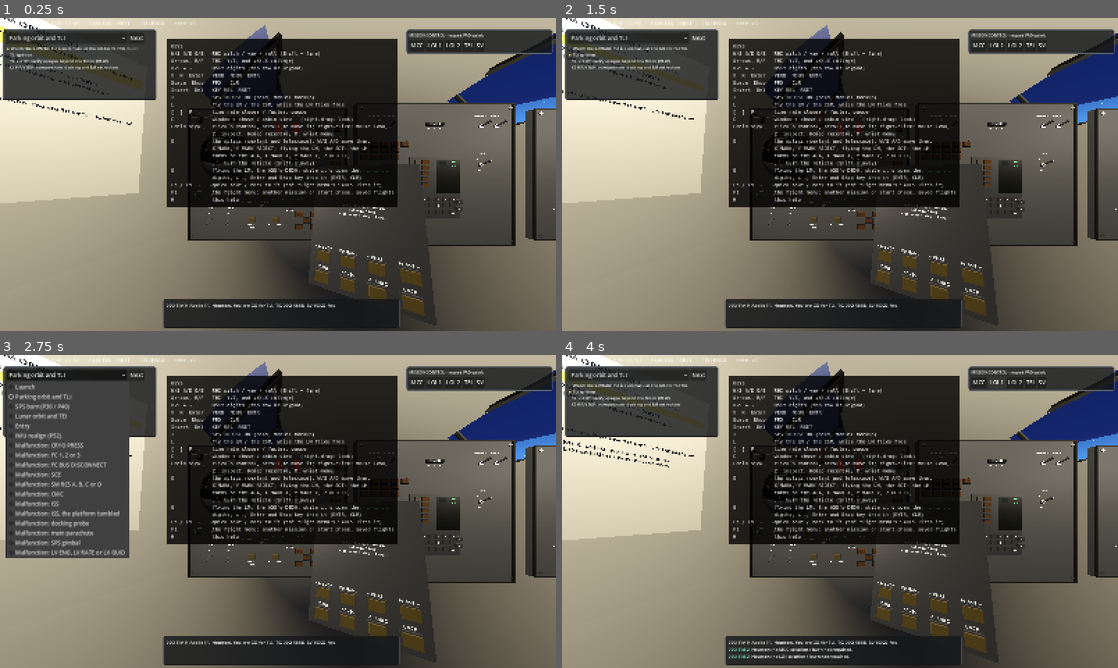
Above: before the commit, frames 1-4 (two rows, left to right).
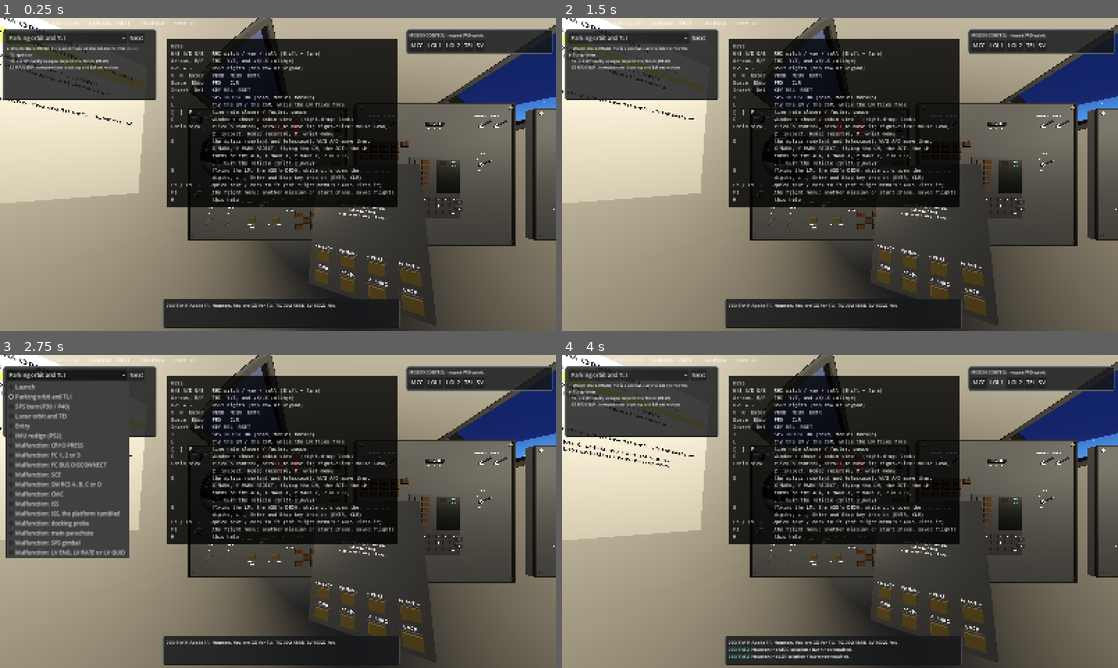
Above: after the commit, the same moments.

Repository: scomofo/apollo-csm-sim
Game: Godot game, scene res://scenes/main.tscn
Two runs of this game, one before a commit and one after it. Both use one fixed random seed, a clock stepped at 60 frames per second and the inputs below.
Inputs:
- Up to frame 1 (0.25 s): no input
- Up to frame 2 (1.5 s): click "Next" at 0.5 s; click "Next" at 1.25 s
- Up to frame 3 (2.75 s): click "Parking orbit and TLI" at 2 s
- Up to frame 4 (4 s): click "MCC" at 2.75 s; click "LOI-1" at 3.5 s

The runs differ from the first frame. In frame 1, 0.9% of the frame differs, in the area x 34-100%, y 0-36%; in frame 2, 0.9%; in frame 3, 0.9%; in frame 4, 0.9%.

Commit message:
Improve CM window surrounds and navigation station alignment

Diff:
--- a/src/cabin/cm_cabin.gd
+++ b/src/cabin/cm_cabin.gd
@@ -50,7 +50,7 @@
 	"MDC1": {"centre": Vector3(1.35, -0.66, -0.30), "size": Vector2(0.60, 0.50)},
 	"MDC2": {"centre": Vector3(1.37, 0.0, -0.30), "size": Vector2(0.62, 0.56)},
 	"MDC3": {"centre": Vector3(1.35, 0.66, -0.30), "size": Vector2(0.60, 0.50)},
-	"LEB122": {"centre": Vector3(1.42, 0.0, 0.72), "size": Vector2(0.55, 0.45)},
+	"LEB122": {"centre": Vector3(1.05, 0.0, 1.20), "size": Vector2(0.55, 0.45)},
 }
 ## Pressure vessel: inner radius VESSEL_R0 - VESSEL_SLOPE * x between the
 ## aft bulkhead and the forward bulkhead, then the tunnel to the forward
@@ -116,7 +116,7 @@
 func panels() -> Dictionary:
 	var out := {}
 	for p in PANELS:
-		out[p] = PANELS[p].merged({"basis": FACE_BASIS})
+		out[p] = PANELS[p].merged({"basis": LEB_BASIS if p == "LEB122" else FACE_BASIS})
 	return out
 
 
@@ -166,42 +166,98 @@
 	_revolve("ForwardHatch", Vector2(TUNNEL_X, TUNNEL_R), Vector2(TUNNEL_X, 0.0), 1, bulkhead, false)
 
 
-## The pressure shell cannot end in a paper-thin edge at a window.  A dark
-## gasket behind a raised aluminium retainer gives every opening thickness,
-## a readable silhouette, and highlights as the spacecraft turns in sunlight.
-## The rectangular retainers follow the tangent plane of the conical wall;
-## rendezvous windows remain an approximation until dimensioned outlines are
-## available, but their aperture and all five sourced locations are unchanged.
+## Recessed window assemblies (NASA TN D-6721, figures 2-6). The liner is
+## black to suppress glare, with a pressure-frame retainer on the cabin side.
+## [simplified] These bands follow our conical shell, not the flown planar
+## panes. Apertures, 55 mm recess, frame widths and screw spacing remain
+## estimated. See docs/CABIN_FIDELITY.md for sources and limits.
 func _build_window_reveals() -> void:
 	var frame := CabinMaterials.get_material("window_frame")
 	var seal := CabinMaterials.get_material("window_seal")
 	for window_name in WINDOWS:
-		var window: Dictionary = WINDOWS[window_name]
-		var ext: Vector2 = window["x"]
-		var x := (ext.x + ext.y) * 0.5
-		var half_x := (ext.y - ext.x) * 0.5
-		var phi := deg_to_rad(float(window["phi_deg"]))
-		var r := wall_radius(x) - 0.012
-		var radial := Vector3(0.0, cos(phi), sin(phi))
-		var around := Vector3(0.0, -sin(phi), cos(phi))
-		var axial := Vector3(1.0, 0.0, 0.0)
-		var half_arc := r * deg_to_rad(float(window["half_deg"]))
-		var centre := Vector3(x, radial.y * r, radial.z * r)
-		var axes := Basis(axial, around, radial)
 		var root := Node3D.new()
 		root.name = window_name + "Retainer"
 		add_child(root)
-		# Rubber lies outboard of the metal and remains visible as a dark keyline.
-		_window_ring(root, centre - radial * 0.006, axes, half_x + 0.018, half_arc + 0.018, 0.022, seal)
-		_window_ring(root, centre - radial * 0.013, axes, half_x + 0.010, half_arc + 0.010, 0.018, frame)
-
-
-func _window_ring(parent: Node3D, centre: Vector3, axes: Basis, half_x: float, half_y: float,
-		width: float, material: Material) -> void:
-	_box(parent, "Top", centre + axes.y * half_y, Vector3(half_x * 2.0, width, 0.014), axes, material)
-	_box(parent, "Bottom", centre - axes.y * half_y, Vector3(half_x * 2.0, width, 0.014), axes, material)
-	_box(parent, "Left", centre - axes.x * half_x, Vector3(width, half_y * 2.0, 0.014), axes, material)
-	_box(parent, "Right", centre + axes.x * half_x, Vector3(width, half_y * 2.0, 0.014), axes, material)
+		# Each loop uses the SAME shell coordinates as the aperture. A flat
+		# box at the centre's radius used to float at one end and sink into
+		# the wall at the other (the radius changes by 18 cm over a window).
+		_window_band(root, "Gasket", window_name, Vector2(0.0, -0.004), Vector2(0.034, -0.004), seal)
+		_window_band(root, "InnerBevel", window_name, Vector2(0.0, -0.004), Vector2(0.006, -0.014), frame)
+		_window_band(root, "Retainer", window_name, Vector2(0.006, -0.014), Vector2(0.028, -0.014), frame)
+		_window_band(root, "OuterBevel", window_name, Vector2(0.028, -0.014), Vector2(0.032, -0.004), frame)
+		_window_band(root, "Recess", window_name, Vector2(0.0, -0.004), Vector2(0.0, 0.055), seal)
+		_window_band(root, "PressureSeal", window_name, Vector2(-0.006, 0.055), Vector2(0.0, 0.055), seal)
+		_window_fasteners(root, window_name)
+
+
+## A point on a window loop. uv runs -1..1 around the aperture, margin
+## expands it in metres, and depth is radial (positive out of the cabin).
+## The angle is deliberately not wrapped: the left side straddles +/-PI.
+static func window_point(window_name: String, uv: Vector2, margin: float = 0.0, depth: float = 0.0) -> Vector3:
+	var w: Dictionary = WINDOWS[window_name]
+	var ext: Vector2 = w["x"]
+	var centre_x := (ext.x + ext.y) * 0.5
+	var x := centre_x + uv.x * ((ext.y - ext.x) * 0.5 + margin)
+	var phi := deg_to_rad(float(w["phi_deg"])) + uv.y * (deg_to_rad(float(w["half_deg"])) + margin / wall_radius(centre_x))
+	return Vector3(x, 0, 0) + Vector3(0, cos(phi), sin(phi)) * (wall_radius(x) + depth)
+
+
+## One continuous strip between two loops (margin, depth), subdivided to
+## follow the cone. The six bands cost six surfaces per window, regardless
+## of the number of segments. No collision shapes intercept the controls.
+func _window_band(parent: Node3D, node_name: String, window_name: String, inner: Vector2, outer: Vector2, mat: Material) -> void:
+	var st := SurfaceTool.new()
+	st.begin(Mesh.PRIMITIVE_TRIANGLES)
+	var corners := [Vector2(-1, -1), Vector2(1, -1), Vector2(1, 1), Vector2(-1, 1)]
+	for side in 4:
+		for step in 8:
+			var a: Vector2 = corners[side].lerp(corners[(side + 1) % 4], step / 8.0)
+			var b: Vector2 = corners[side].lerp(corners[(side + 1) % 4], (step + 1) / 8.0)
+			var q := [window_point(window_name, a, inner.x, inner.y), window_point(window_name, b, inner.x, inner.y),
+				window_point(window_name, b, outer.x, outer.y), window_point(window_name, a, outer.x, outer.y)]
+			for k in [0, 1, 2, 0, 2, 3]:
+				st.add_vertex(q[k])
+	st.generate_normals()
+	var mi := MeshInstance3D.new()
+	mi.name = node_name
+	mi.mesh = st.commit()
+	mi.material_override = mat
+	mi.cast_shadow = GeometryInstance3D.SHADOW_CASTING_SETTING_DOUBLE_SIDED
+	parent.add_child(mi)
+
+
+## Small slotted screw heads, batched into two draws per window. Their
+## axes follow the local shell normal, including its axial slope.
+func _window_fasteners(parent: Node3D, window_name: String) -> void:
+	var head := CylinderMesh.new()
+	head.top_radius = 0.0035
+	head.bottom_radius = 0.0035
+	head.height = 0.002
+	head.radial_segments = 12
+	var slot := BoxMesh.new()
+	slot.size = Vector3(0.005, 0.0004, 0.0009)
+	var corners := [Vector2(-1, -1), Vector2(1, -1), Vector2(1, 1), Vector2(-1, 1)]
+	for part in ["Heads", "Slots"]:
+		var mm := MultiMesh.new()
+		mm.transform_format = MultiMesh.TRANSFORM_3D
+		mm.mesh = head if part == "Heads" else slot
+		mm.instance_count = 12
+		for side in 4:
+			for i in 3:
+				var uv: Vector2 = corners[side].lerp(corners[(side + 1) % 4], (i + 1) / 4.0)
+				var p := window_point(window_name, uv, 0.017, -0.015)
+				var radial := Vector3(0, p.y, p.z).normalized()
+				var along := (Vector3.RIGHT - VESSEL_SLOPE * radial).normalized()
+				var normal := -(Vector3.RIGHT * VESSEL_SLOPE + radial).normalized()
+				var axes := Basis(along, normal, along.cross(normal))
+				if part == "Slots":
+					p += normal * 0.0011
+				mm.set_instance_transform(side * 3 + i, Transform3D(axes, p))
+		var batch := MultiMeshInstance3D.new()
+		batch.name = "Fastener" + part
+		batch.multimesh = mm
+		batch.material_override = CabinMaterials.get_material("fastener" if part == "Heads" else "window_seal")
+		parent.add_child(batch)
 
 
 ## A surface of revolution about +X between profile points (x, r), cut
@@ -291,11 +347,13 @@
 ## the checklist card are lit; otherwise only the windows let light in.
 func _build_lights() -> void:
 	for spot in [["FloodLeft", Vector3(0.85, -0.95, -0.60)], ["FloodRight", Vector3(0.85, 0.95, -0.60)],
-			["FloodCentre", Vector3(0.9, 0.0, -0.95)]]:
+			["FloodCentre", Vector3(0.9, 0.0, -0.95)], ["FloodNavigation", Vector3(1.10, -0.33, 0.85)]]:
 		var l := OmniLight3D.new()
 		l.name = spot[0]
 		l.position = spot[1]
-		l.omni_range = 2.2
+		# [estimated] Local task lighting at the navigation station; the
+		# main console's floods do not reach its outward-facing panel.
+		l.omni_range = 0.85 if spot[0] == "FloodNavigation" else 2.2
 		l.light_energy = 0.45
 		l.light_color = Color(1.0, 0.95, 0.86)
 		l.shadow_enabled = false
--- a/src/presentation/cabin_materials.gd
+++ b/src/presentation/cabin_materials.gd
@@ -23,8 +23,8 @@
 	"lpd": {"basis": "Landing point designator marks on the commander's window, drawn bright red-orange so they read against the ground; the flown scale's colour is not sourced", "confidence": "estimated"},
 	"panel_edge": {"basis": "Dark edge reveal between removable MDC panels", "confidence": "estimated"},
 	"fastener": {"basis": "Dull stainless panel fasteners", "confidence": "estimated"},
-	"window_frame": {"basis": "Bare aluminium inner window retainers", "confidence": "estimated"},
-	"window_seal": {"basis": "Black pressure-window gasket and shadowed reveal", "confidence": "estimated"},
+	"window_frame": {"basis": "Aluminium window frame: NASA TN D-6721 pp. 3-4; finish and dimensions estimated", "confidence": "estimated"},
+	"window_seal": {"basis": "NASA TN D-6721 p. 4: black silicone over visible insulation for antiglare; roughness and colour estimated", "confidence": "estimated"},
 	"couch_frame": {"basis": "Tubular metal couch structure", "confidence": "estimated"},
 }
 
@@ -64,9 +64,11 @@
 		"fastener":
 			return _metal(Color(0.48, 0.49, 0.48), 0.72, 0.28)
 		"window_frame":
-			return _metal(Color(0.52, 0.53, 0.51), 0.68, 0.32)
+			var m := _metal(Color(0.52, 0.53, 0.51), 0.68, 0.32)
+			m.cull_mode = BaseMaterial3D.CULL_DISABLED
+			return m
 		"window_seal":
-			return _plain(Color(0.018, 0.02, 0.021), 0.96)
+			return _plain(Color(0.018, 0.02, 0.021), 0.96, true)
 		"couch_frame":
 			return _metal(Color(0.34, 0.35, 0.34), 0.66, 0.36)
 		"lpd":
--- a/tests/unit/test_cockpit_layout.gd
+++ b/tests/unit/test_cockpit_layout.gd
@@ -394,9 +394,6 @@
 			"%s has four raised panel fasteners" % panel_name)
 		for edge in ["RevealTop", "RevealBottom", "RevealLeft", "RevealRight"]:
 			assert_true(mount.has_node(edge), "%s has its %s" % [panel_name, edge])
-	for window_name in CmCabin.WINDOWS:
-		var retainer := cabin.get_node(window_name + "Retainer")
-		assert_eq(retainer.get_child_count(), 8, "%s has a gasket and four-piece retainer" % window_name)
 	assert_true(cabin.anchor.global_basis.is_equal_approx(Basis.IDENTITY),
 		"the rig looks along the render -Z, which is body +X, with the crew's up")
 	assert_almost_eq(cabin.anchor.global_position, Frames.BODY_TO_GODOT * CmCabin.EYE_CDR, Vector3.ONE * 1e-6)
@@ -423,3 +420,73 @@
 			across += 1
 	assert_eq(across, 0, "no wall across a window")
 	assert_eq(faces.size() / 3, 2 * (41 * 144 - (2 * 64 + 2 * 32 + 42)), "the wall has the five openings")
+
+
+func test_navigation_panel_faces_the_navigator_at_the_lower_bay() -> void:
+	var cabin := _cabin()
+	cabin.set_seat("LEB")
+	var mount := cabin.panel_node("LEB122")
+	var to_panel := mount.global_position - cabin.anchor.global_position
+	assert_gt(to_panel.normalized().dot(-cabin.anchor.global_basis.z), 0.999,
+		"the panel is straight ahead when the navigator selects the bay")
+	assert_gt(mount.global_basis.z.dot(-to_panel.normalized()), 0.999,
+		"the navigation panel faces the navigator, not the couches")
+	assert_gt(mount.global_basis.y.dot(cabin.anchor.global_basis.y), 0.999,
+		"the optics, DSKY and legends are upright at the station")
+	assert_between(to_panel.length(), 0.4, 0.65, "the panel is within a seated arm's reach")
+
+
+func test_window_frames_follow_the_shell_without_floating_or_sinking() -> void:
+	var cabin := _cabin()
+	for window_name in CmCabin.WINDOWS:
+		var root := cabin.get_node(window_name + "Retainer")
+		var shallow := INF
+		var deep := -INF
+		for child in root.get_children():
+			if child is MeshInstance3D:
+				for p in (child as MeshInstance3D).mesh.get_faces():
+					var depth := Vector2(p.y, p.z).length() - CmCabin.wall_radius(p.x)
+					shallow = minf(shallow, depth)
+					deep = maxf(deep, depth)
+		# The previous centre-radius boxes floated by roughly 9 cm at one
+		# end and disappeared into the shell at the other.
+		assert_almost_eq(shallow, -0.014, 0.0001, "%s retainer follows the taper" % window_name)
+		assert_almost_eq(deep, 0.055, 0.0001, "%s has a recessed liner" % window_name)
+		var heads := root.get_node("FastenerHeads") as MultiMeshInstance3D
+		assert_eq(heads.multimesh.instance_count, 12, "%s batches its fasteners" % window_name)
+		# Godot 4.4's dummy renderer returns identity for every MultiMesh
+		# transform. Run this additional check with a real renderer; the
+		# shell-depth and aperture-triangle checks work headless as well.
+		if DisplayServer.get_name() == "headless":
+			continue
+		for i in heads.multimesh.instance_count:
+			var t := heads.multimesh.get_instance_transform(i)
+			var radial := Vector3(0, t.origin.y, t.origin.z).normalized()
+			var inward := -(Vector3.RIGHT * CmCabin.VESSEL_SLOPE + radial).normalized()
+			assert_gt(t.basis.y.dot(inward), 0.999, "%s screw faces into the cabin" % window_name)
+
+
+func test_window_surrounds_close_the_edges_and_keep_the_view_clear() -> void:
+	var cabin := _cabin()
+	for window_name in CmCabin.WINDOWS:
+		var root := cabin.get_node(window_name + "Retainer")
+		var faces := PackedVector3Array()
+		for child in root.get_children():
+			if child is MeshInstance3D:
+				faces.append_array((child as MeshInstance3D).mesh.get_faces())
+		# Check actual triangles, not just the construction parameters. The
+		# left-side window also exercises the +/-180 degree seam.
+		for uv in [Vector2.ZERO, Vector2(-0.7, -0.7), Vector2(0.7, -0.7), Vector2(0.7, 0.7), Vector2(-0.7, 0.7)]:
+			assert_false(_window_ray_hits(faces, window_name, uv, 0.0), "%s viewing aperture is clear at %s" % [window_name, uv])
+		for uv in [Vector2(-1, 0), Vector2(1, 0), Vector2(0, -1), Vector2(0, 1),
+				Vector2(-1, -1), Vector2(1, -1), Vector2(1, 1), Vector2(-1, 1)]:
+			assert_true(_window_ray_hits(faces, window_name, uv, 0.017), "%s frame closes the edge at %s" % [window_name, uv])
+
+
+func _window_ray_hits(faces: PackedVector3Array, window_name: String, uv: Vector2, margin: float) -> bool:
+	var from := CmCabin.window_point(window_name, uv, margin, -0.12)
+	var to := CmCabin.window_point(window_name, uv, margin, 0.15)
+	for i in range(0, faces.size(), 3):
+		if Geometry3D.segment_intersects_triangle(from, to, faces[i], faces[i + 1], faces[i + 2]) != null:
+			return true
+	return false
--- a/tools/screenshot.gd
+++ b/tools/screenshot.gd
@@ -2,6 +2,7 @@
 ##   godot --path . tools/screenshot.tscn -- --phase=lunar_orbit --view=1 --out=res://docs/images/x.png
 ## --view: 0 window, 1 chase, 2 cabin. --yaw/--pitch (rad) turn the window
 ## view's look, the chase camera or, in the cabin, the desktop rig's head.
+## --zoom=<factor> magnifies the desktop cabin camera for detail captures.
 ## --hud=0 leaves the HUD out. --menu=1 shows the wrist menu, and
 ## --pad=<kind> (mcc, loi, circ, tei) asks Mission Control for a PAD first.
 ## --undock=<s> undocks the LM and lets it drift for that many seconds.
@@ -28,6 +29,7 @@
 	var view_mode := 0
 	var yaw := 0.0
 	var pitch := 0.0
+	var zoom := 1.0
 	var hud := true
 	var show_menu := false
 	var pad := ""
@@ -49,6 +51,8 @@
 			yaw = float(a.trim_prefix("--yaw="))
 		elif a.begins_with("--pitch="):
 			pitch = float(a.trim_prefix("--pitch="))
+		elif a.begins_with("--zoom="):
+			zoom = float(a.trim_prefix("--zoom="))
 		elif a == "--hud=0":
 			hud = false
 		elif a == "--menu=1":
@@ -78,6 +82,7 @@
 		_main.cabin.set_seat(seat)
 	if view_mode == 2:
 		(_main.rig.get_node("Camera3D") as Camera3D).rotation = Vector3(pitch, yaw, 0.0)
+		_main.rig.set_zoom_factor(zoom)
 	elif view_mode == 1:
 		_main.view.chase_yaw = yaw if yaw != 0.0 else 0.6
 		_main.view.chase_pitch = pitch if pitch != 0.0 else 0.25
Binary file added: docs/images/cabin_navigation_station.png
Binary file added: docs/images/cabin_window_detail.png
Not shown, changed: README.md
Not shown, added: docs/CABIN_FIDELITY.md
